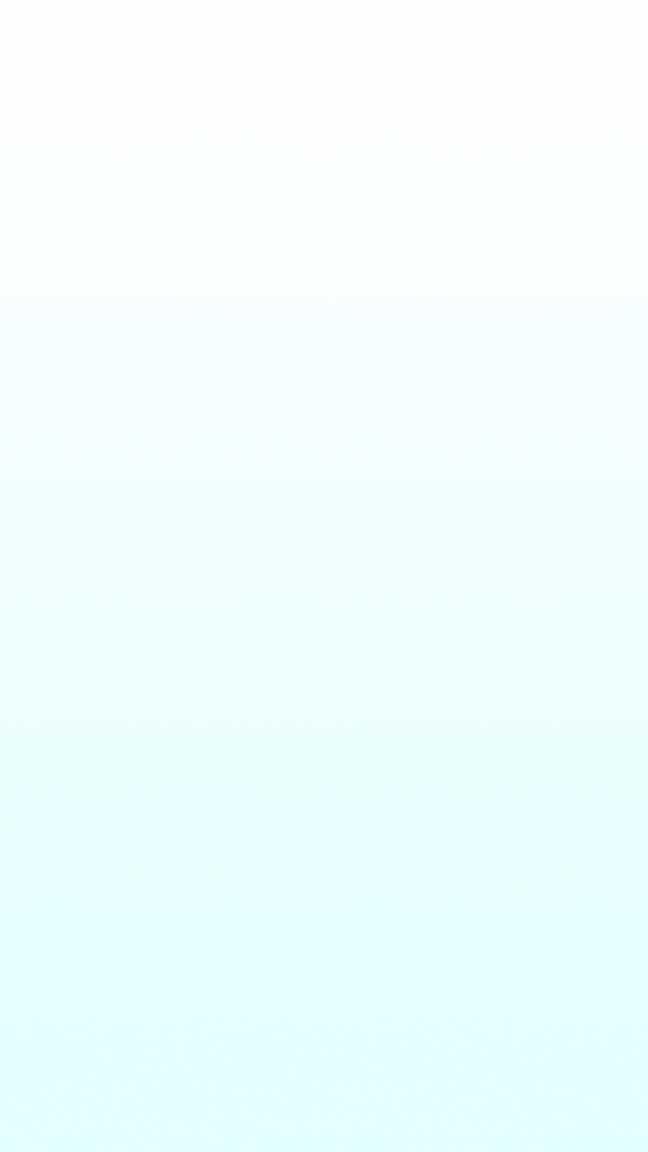
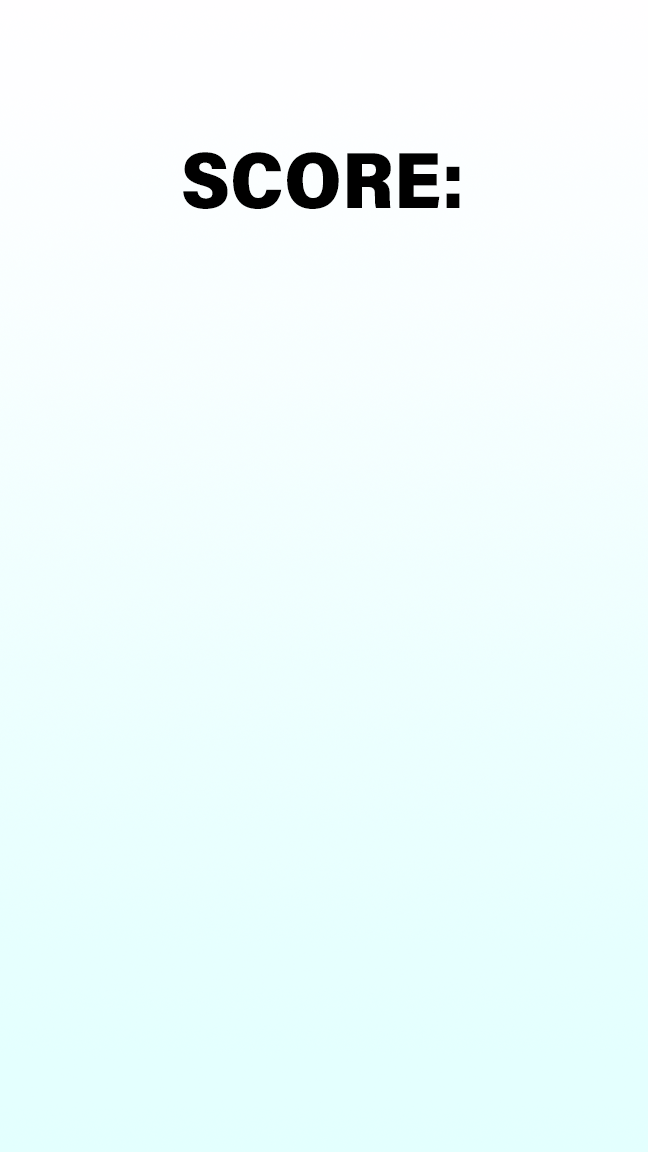
Layers edited between the first and the second w=648, h=1152 image:
added layer "SCORE:" in group "Artboard 1" over bbox(183, 152, 460, 209)
painted on "Gradient Fill 1" over bbox(183, 152, 460, 209)
